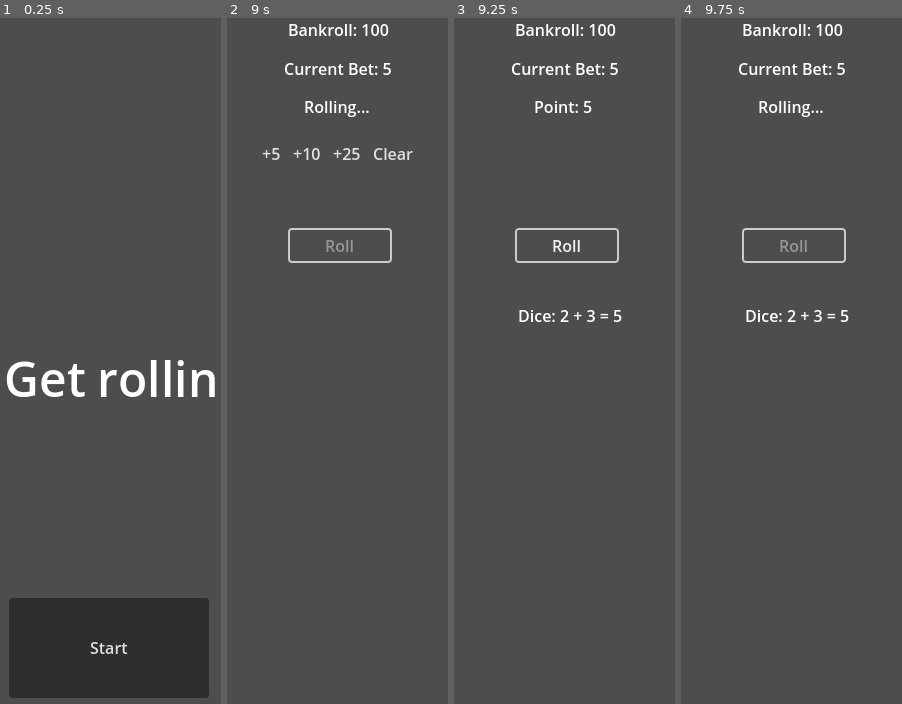
Above: before the commit, frames 1-4 (left to right).
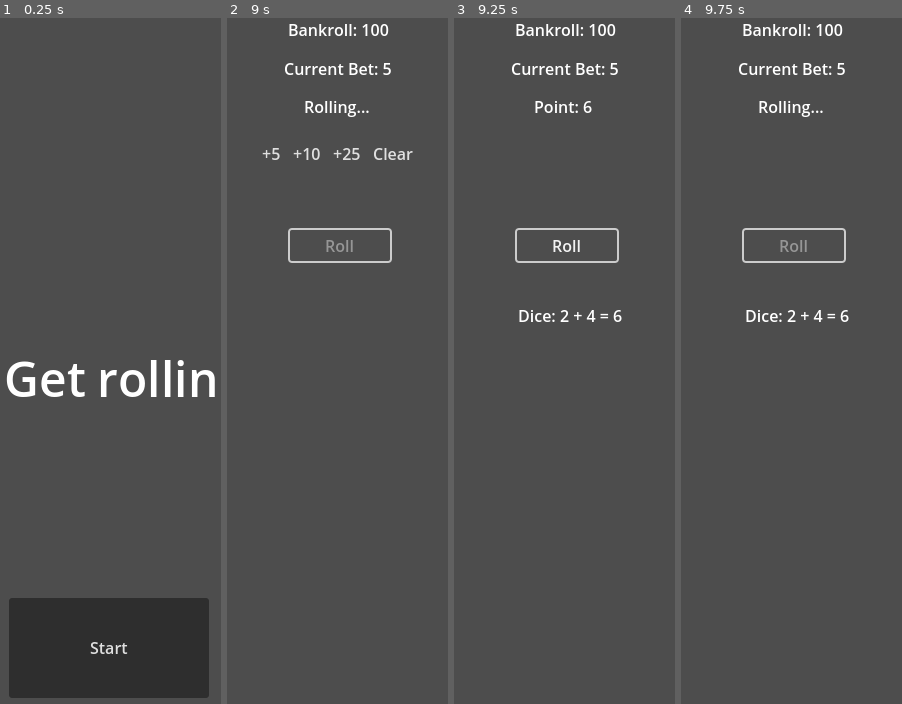
Above: after the commit, the same moments.

Repository: asarenski/godotCraps
Game: Godot game, scene res://src/scenes/main.tscn
Two runs of this game, one before a commit and one after it. Both use one fixed random seed, a clock stepped at 60 frames per second and the inputs below.
Inputs:
- Up to frame 1 (0.25 s): no input
- Up to frame 2 (9 s): click "Start" at 0.5 s; click "+5" at 1.25 s; click "+10" at 2 s; click "+25" at 2.75 s; click "Clear" at 3.5 s; click "+5" at 4.25 s; click "Roll" at 5 s; click "+10" at 5.75 s; click "+25" at 6.5 s; click "Clear" at 7.25 s; click "+5" at 8 s; click "Roll" at 8.75 s
- Up to frame 3 (9.25 s): no input
- Up to frame 4 (9.75 s): click "Roll" at 9.5 s

Frames 1-2 are identical in both runs. In frame 3, 0.1% of the frame differs, in the area x 58-77%, y 12-45%; in frame 4, less than 0.1%.

Commit message:
refactored some code as nodes

Diff:
--- a/src/scenes/hud.gd
+++ b/src/scenes/hud.gd
@@ -14,11 +14,9 @@
 	$BetButtons/ClearBet.pressed.connect(_on_clear_bet_pressed)
 	$RollButton.pressed.connect(_on_roll_pressed)
 
-	# Initialize dice roller
-	dice_roller = DiceRoller.new()
-	add_child(dice_roller)
+	# Sibling Connections
+	dice_roller = $"../DiceRoller"
 	dice_roller.roll_complete.connect(_on_roll_complete)
-	dice_roller.setup_dice()
 
 	# hide stuff
 	$DiceResult.hide()
--- a/src/scenes/main.gd
+++ b/src/scenes/main.gd
@@ -1,10 +1,15 @@
 extends Node
+
+#^"A"     # Points to the direct child A.
+#^"A/B"   # Points to A's child B.
+#^"."     # Points to the current node.
+#^".."    # Points to the parent node.
+#^"../C"  # Points to the sibling node C.
+#^"../.." # Points to the grandparent node.
 
 func _ready():
 	$Start.start_game.connect(_on_start_game)
 
 func _on_start_game():
-	var persistent_state = PersistentState.new()
-	persistent_state.set_hud($HUD)
-	add_child(persistent_state)
+	$DiceRoller.setup_dice()
 	$HUD.on_start_game()
--- a/src/scenes/main.tscn
+++ b/src/scenes/main.tscn
@@ -1,8 +1,10 @@
-[gd_scene load_steps=4 format=3 uid="uid://cnb5a5dss37ra"]
+[gd_scene load_steps=6 format=3 uid="uid://cnb5a5dss37ra"]
 
 [ext_resource type="Script" uid="uid://c6cje24jcoh3k" path="res://src/scenes/main.gd" id="1_32aa5"]
 [ext_resource type="Script" uid="uid://de8j43oipll30" path="res://src/scenes/start.gd" id="2_5dlwx"]
 [ext_resource type="Script" uid="uid://cldhvrrwohw24" path="res://src/scenes/hud.gd" id="3_o81g6"]
+[ext_resource type="Script" uid="uid://cf3y40wpfi08j" path="res://src/dice_roller/dice_roller.gd" id="4_5dlwx"]
+[ext_resource type="Script" uid="uid://gi80v51vaumc" path="res://src/state/state_manager.gd" id="5_o81g6"]
 
 [node name="main" type="Node"]
 script = ExtResource("1_32aa5")
@@ -142,4 +144,12 @@
 text = "Round Result"
 horizontal_alignment = 1
 
+[node name="DiceRoller" type="Node" parent="."]
+script = ExtResource("4_5dlwx")
+metadata/_custom_type_script = "uid://cf3y40wpfi08j"
+
+[node name="StateManager" type="Node" parent="."]
+script = ExtResource("5_o81g6")
+metadata/_custom_type_script = "uid://gi80v51vaumc"
+
 [connection signal="pressed" from="Start/StartButton" to="Start" method="_on_start_button_pressed"]
--- a/src/state/state_manager.gd
+++ b/src/state/state_manager.gd
@@ -1,17 +1,14 @@
 extends Node
-
-class_name PersistentState
+class_name StateManager
 
 var state: State
 var state_factory: StateFactory
 var hud: Node
 
 func _ready():
+	hud = $"../HUD"
 	state_factory = StateFactory.new()
 	change_state(StateFactory.StateNames.COMEOUT_BETTING)
-
-func set_hud(hud_node: Node):
-	hud = hud_node
 
 func change_state(new_state_name: StateFactory.StateNames):
 	var previous_state = state
